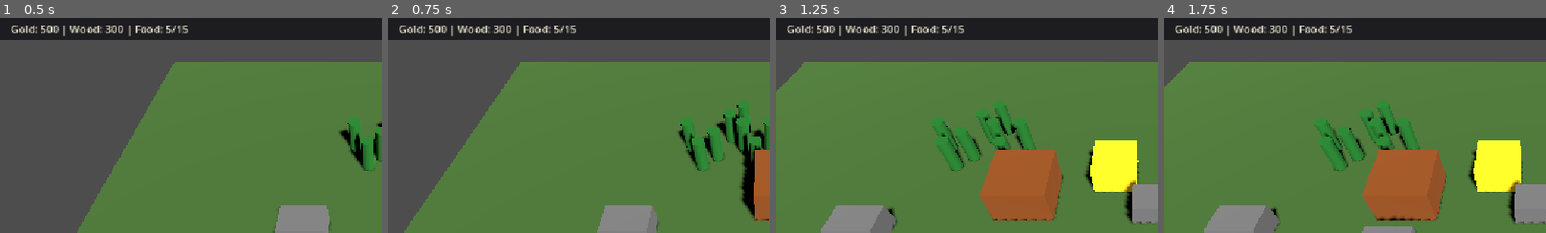
Above: before the commit, frames 1-4 (left to right).
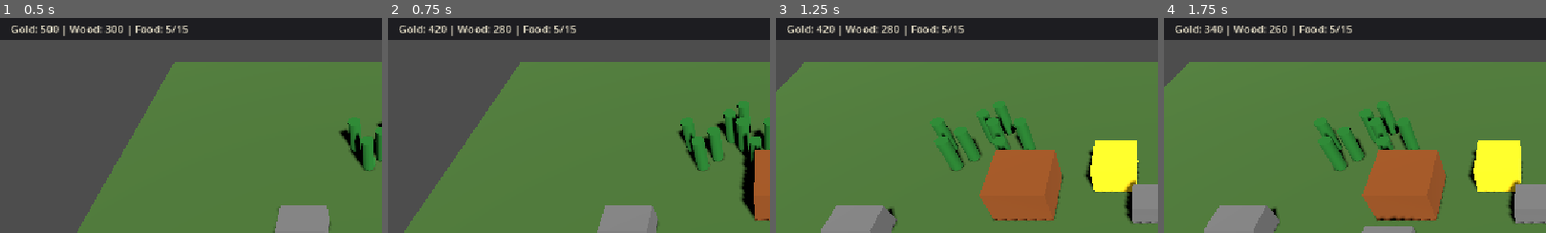
Above: after the commit, the same moments.

Repository: nplvkntx/endless-battle
Game: Godot game, scene res://scenes/main.tscn
Same seed, same stepped clock (60 frames per second), same inputs: the game is played once before the commit and once after it.
Inputs (mouse positions are % of the whole screen's width and height, from its top left):
- Up to frame 1 (0.5 s): no input
- Up to frame 2 (0.75 s): tap Enter at 0.5 s; move the mouse to (72, 45) at 0.52 s; hold Right (ui_right) from 0.53 s (still down); tap B at 0.6 s; click (72, 45) at 0.67 s
- Up to frame 3 (1.25 s): keep holding Right (ui_right)
- Up to frame 4 (1.75 s): release Right (ui_right) at 1.25 s; drag from (30, 55) to (45, 70) at 1.27 s
The pictures show only the part of the screen within x 0-50%, y 0-50%; the shares and areas given below are measured in that part.

Frame 1 is identical in both runs. In frame 2, 0.1% of the frame differs, in the area x 10-31%, y 3-8%; in frame 3, 0.1%; in frame 4, 0.1%.

Commit message:
TASK-019 Farm placement resource cost

Diff:
--- a/autoloads/resource_manager.gd
+++ b/autoloads/resource_manager.gd
@@ -33,3 +33,17 @@
 
 	gold += amount
 	resources_changed.emit()
+
+
+func can_afford(gold_cost: int, wood_cost: int) -> bool:
+	return gold >= gold_cost and wood >= wood_cost
+
+
+func try_spend(gold_cost: int, wood_cost: int) -> bool:
+	if not can_afford(gold_cost, wood_cost):
+		return false
+
+	gold -= gold_cost
+	wood -= wood_cost
+	resources_changed.emit()
+	return true
--- a/scripts/systems/build_manager.gd
+++ b/scripts/systems/build_manager.gd
@@ -3,6 +3,8 @@
 ## Handles building placement preview and instant placement.
 
 const FARM_SCENE: PackedScene = preload("res://scenes/buildings/farm.tscn")
+const FARM_GOLD_COST: int = 80
+const FARM_WOOD_COST: int = 20
 const FARM_GROUND_Y: float = 0.75
 const GHOST_ALPHA: float = 0.4
 
@@ -78,6 +80,10 @@
 	if _farm_ghost == null:
 		return
 
+	if not ResourceManager.try_spend(FARM_GOLD_COST, FARM_WOOD_COST):
+		print("Not enough resources")
+		return
+
 	var buildings_parent: Node = get_node_or_null(buildings_parent_path)
 	if buildings_parent == null:
 		return
